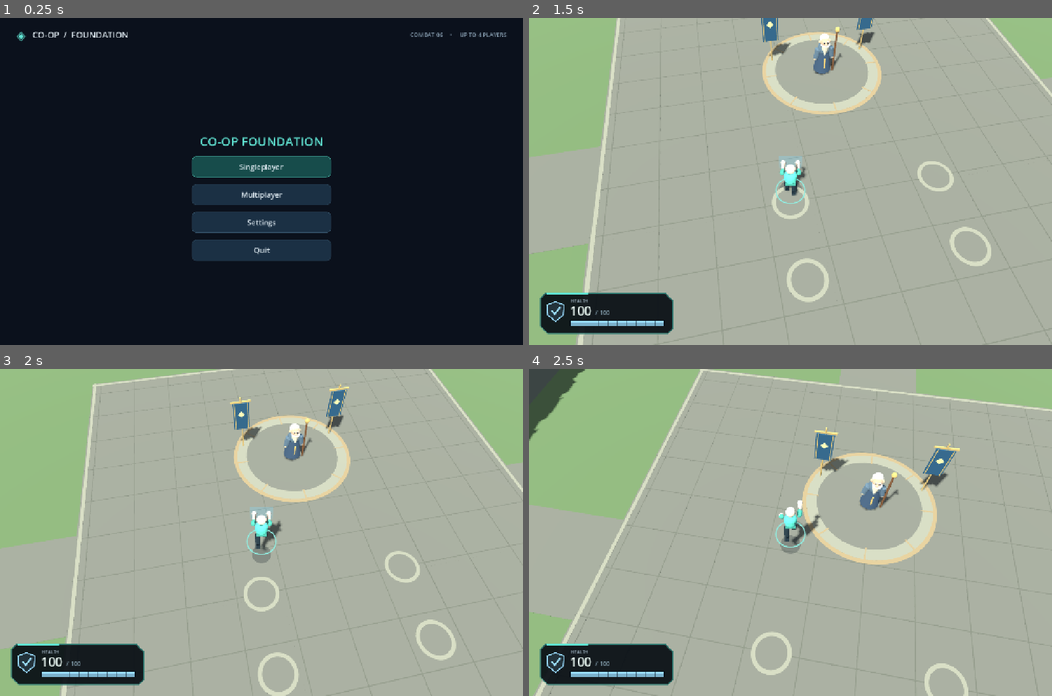
Above: before the commit, frames 1-4 (two rows, left to right).
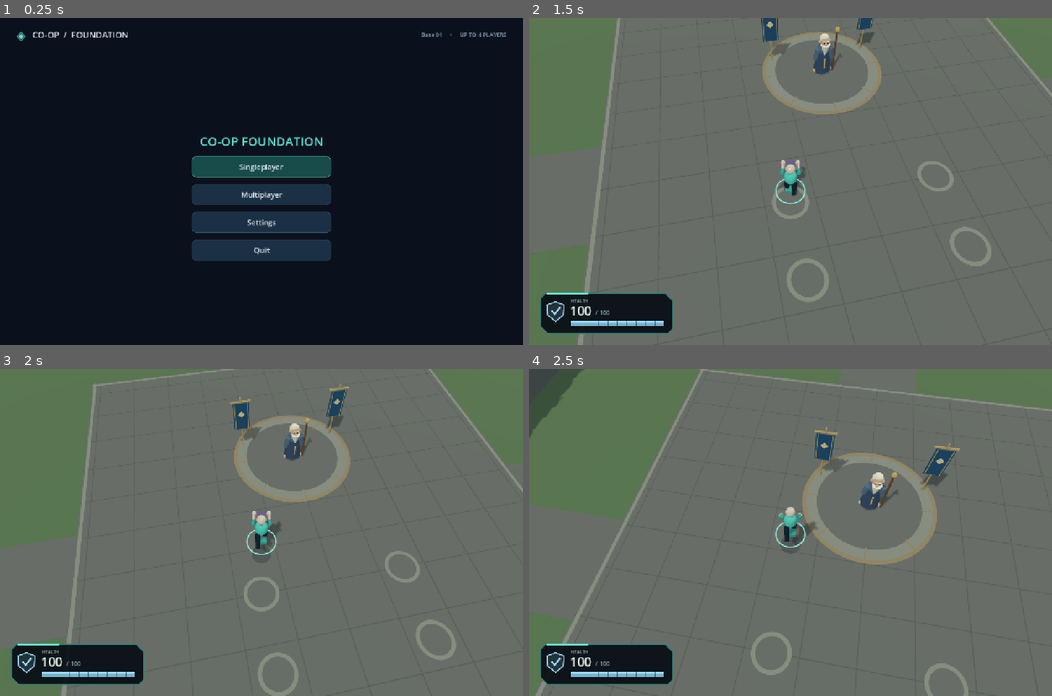
Above: after the commit, the same moments.

Repository: sadprotate/Coop-Foundation
Game: Godot game, scene res://scenes/main.tscn
Two runs of this game, one before a commit and one after it. Both use one fixed random seed, a clock stepped at 60 frames per second and the inputs below. Sound files missing from this copy of the repository are replaced by a short silence.
Inputs (mouse positions are in pixels of both pictures, inside the frame that each line leads up to):
- Up to frame 1 (0.25 s): no input
- Up to frame 2 (1.5 s): click "Singleplayer" at 0.5 s; tap Enter at 1.25 s; move the mouse to (816, 181) at 1.27 s; hold W (move_forward) from 1.28 s (still down); hold Right mouse button (block) from 1.28 s (still down)
- Up to frame 3 (2 s): keep holding W (move_forward); keep holding Right mouse button (block); tap Space (jump) at 1.52, 1.82 s; click (287, 532) at 1.55 s
- Up to frame 4 (2.5 s): keep holding W (move_forward); move the mouse to (764, 532) at 2.02 s; release Right mouse button (block) at 2.03 s; click (764, 532) at 2.1 s; tap Space (jump) at 2.27, 2.3 s

The runs differ from the first frame. In frame 1, less than 0.1% of the frame differs, in the area x 78-97%, y 4-6%; in frame 2, 97%, in the area x 0-100%, y 0-100%; in frame 3, 97%; in frame 4, 95%.

Commit message:
Make 0.1 the new game baseline

Diff:
--- a/game/scripts/arena.gd
+++ b/game/scripts/arena.gd
@@ -102,8 +102,8 @@
 	var active: bool = bool(pad.get("active", false))
 	var ring_color: Color = CYAN if active else Color("577081")
 	if active:
-		draw_circle(center, 51.0, Color(0.38, 0.90, 0.83, 0.035))
-		draw_circle(center, 44.0, Color(0.38, 0.90, 0.83, 0.065))
+		draw_circle(center, 51.0, Color(0.38, 0.90, 0.13, 0.035))
+		draw_circle(center, 44.0, Color(0.38, 0.90, 0.13, 0.065))
 	draw_circle(center, 36.0, Color("183b3e") if active else Color("192b39"))
 	draw_arc(center, 36.0, 0, TAU, 64, ring_color, 2.0, true)
 	draw_arc(center, 30.0, -PI * 0.75, PI * 0.75, 48, Color(ring_color, 0.22), 1.0, true)
--- a/game/scripts/audio.gd
+++ b/game/scripts/audio.gd
@@ -117,7 +117,7 @@
 			_play("swing", -8.0)
 		"hit":
 			_play("hit", 0.0 if bool(event.get("critical", false)) else -3.0,
-				0.85 if bool(event.get("critical", false)) else 1.0)
+				0.15 if bool(event.get("critical", false)) else 1.0)
 		"blocked":
 			_play("blocked", -5.0)
 		"defeat":
--- a/game/scripts/combat_arena.gd
+++ b/game/scripts/combat_arena.gd
@@ -124,9 +124,9 @@
 		camera_pitch = clampf(camera_pitch + event.relative.y * mouse_sensitivity * (-1.0 if Prefs.invert_y else 1.0), deg_to_rad(35.0), deg_to_rad(75.0))
 	elif event is InputEventMouseButton and event.pressed:
 		if event.button_index == MOUSE_BUTTON_WHEEL_UP:
-			camera_distance = maxf(8.0, camera_distance - 0.8)
+			camera_distance = maxf(8.0, camera_distance - 0.1)
 		elif event.button_index == MOUSE_BUTTON_WHEEL_DOWN:
-			camera_distance = minf(20.0, camera_distance + 0.8)
+			camera_distance = minf(20.0, camera_distance + 0.1)
 
 
 func get_world_movement(raw: Vector2) -> Vector2:
@@ -236,7 +236,7 @@
 		return
 	if _actors.has(attacker_id) and kind in ["hit", "blocked", "miss"]:
 		var swing_speed := float(god_options.get("sword_swing_speed", 1.0)) if str(data.get("weapon", "punch")) == "sword" else float(god_options.get("attack_speed", 2.0))
-		_actors[attacker_id]["swing"] = minf(0.45, 0.85 / maxf(0.2, swing_speed))
+		_actors[attacker_id]["swing"] = minf(0.45, 0.15 / maxf(0.2, swing_speed))
 
 	if kind == "blocked" and _actors.has(target_id):
 		_actors[target_id]["block_flash"] = 0.3
@@ -324,7 +324,7 @@
 		_animate_actor(actor, walk, motion, airborne, blocking, punch > 0.0, dead, dt)
 		var body_material: StandardMaterial3D = actor["material"]
 		var base_color: Color = actor["color"]
-		body_material.albedo_color = base_color.lerp(Color.WHITE, clampf(float(actor["flash"]) * 4.0, 0.0, 0.8))
+		body_material.albedo_color = base_color.lerp(Color.WHITE, clampf(float(actor["flash"]) * 4.0, 0.0, 0.1))
 		var shield: Node3D = actor["guard"]
 		shield.visible = (blocking or float(actor["block_flash"]) > 0.0) and not dead
 		var shadow: Node3D = actor["shadow"]
@@ -417,7 +417,7 @@
 	var sunlight: DirectionalLight3D = DirectionalLight3D.new()
 	sunlight.rotation_degrees = Vector3(-60, -35, 0)
 	sunlight.light_color = Color("fff5df")
-	sunlight.light_energy = 0.8
+	sunlight.light_energy = 0.1
 	sunlight.shadow_enabled = true
 	sunlight.directional_shadow_max_distance = 55.0
 	_world.add_child(sunlight)
@@ -449,7 +449,7 @@
 	crystal_mesh.height = 3.6
 	crystal.mesh = crystal_mesh
 	var crystal_mat := StandardMaterial3D.new()
-	crystal_mat.albedo_color = Color(0.35, 0.8, 1.0, 0.42)
+	crystal_mat.albedo_color = Color(0.35, 0.1, 1.0, 0.42)
 	crystal_mat.transparency = BaseMaterial3D.TRANSPARENCY_ALPHA
 	crystal_mat.emission_enabled = true
 	crystal_mat.emission = Color(0.1, 0.35, 0.55)
@@ -470,7 +470,7 @@
 	sword.material_override = sword_mat
 	_objective.add_child(sword)
 	if bool(objective.get("sword_dropped", false)):
-		sword.position = Vector3(float(objective.get("sword_x", 0)), 0.8, float(objective.get("sword_z", 0)))
+		sword.position = Vector3(float(objective.get("sword_x", 0)), 0.1, float(objective.get("sword_z", 0)))
 	else:
 		sword.position = Vector3(0, 0.2, 0)
 	_world.add_child(_objective)
@@ -497,7 +497,7 @@
 	var skin_material: StandardMaterial3D = _material(Color("e5dbcd"))
 	var dark_material: StandardMaterial3D = _material(Color("263844"))
 	_capsule(model, 0.26, 0.69, Vector3(0, 1.18, 0), body_material)
-	_box(model, Vector3(0.43, 0.22, 0.29), Vector3(0, 0.82, 0), limb_material)
+	_box(model, Vector3(0.43, 0.22, 0.29), Vector3(0, 0.12, 0), limb_material)
 	_capsule(model, 0.095, 0.16, Vector3(0, 1.56, 0), skin_material)
 	_sphere(model, 0.20, Vector3(0, 1.77, 0), skin_material)
 	for eye_x: float in [-0.067, 0.067]:
@@ -524,10 +524,10 @@
 		_sphere(elbow, 0.11, Vector3(0, -0.30, 0), skin_material)
 		limbs[side + "_arm"] = arm
 		limbs[side + "_elbow"] = elbow
-	var guard_material: StandardMaterial3D = _material(Color(0.50, 0.85, 1.0, 0.30))
+	var guard_material: StandardMaterial3D = _material(Color(0.50, 0.15, 1.0, 0.30))
 	guard_material.transparency = BaseMaterial3D.TRANSPARENCY_ALPHA
 	guard_material.shading_mode = BaseMaterial3D.SHADING_MODE_UNSHADED
-	var guard: MeshInstance3D = _box(model, Vector3(0.9, 0.83, 0.055), Vector3(0, 1.33, -0.60), guard_material, false)
+	var guard: MeshInstance3D = _box(model, Vector3(0.9, 0.13, 0.055), Vector3(0, 1.33, -0.60), guard_material, false)
 	guard.visible = false
 	var ring_material: StandardMaterial3D = _material(color.lightened(0.30))
 	ring_material.shading_mode = BaseMaterial3D.SHADING_MODE_UNSHADED
@@ -595,7 +595,7 @@
 func _material(color: Color) -> StandardMaterial3D:
 	var material: StandardMaterial3D = StandardMaterial3D.new()
 	material.albedo_color = color
-	material.roughness = 0.85
+	material.roughness = 0.15
 	return material
 
 
@@ -690,7 +690,7 @@
 func _health_background() -> StyleBoxFlat:
 	if _health_style == null:
 		_health_style = StyleBoxFlat.new()
-		_health_style.bg_color = Color(0.045, 0.065, 0.085, 0.83)
+		_health_style.bg_color = Color(0.045, 0.065, 0.085, 0.13)
 		_health_style.corner_radius_top_left = 3
 		_health_style.corner_radius_top_right = 3
 		_health_style.corner_radius_bottom_left = 3
@@ -701,5 +701,5 @@
 func _text_center(canvas: Control, font: Font, value: String, at: Vector2, font_size: int, color: Color) -> void:
 	var width: float = font.get_string_size(value, HORIZONTAL_ALIGNMENT_LEFT, -1, font_size).x
 	var origin: Vector2 = at - Vector2(width * 0.5, 0)
-	canvas.draw_string_outline(font, origin, value, HORIZONTAL_ALIGNMENT_LEFT, -1, font_size, 4, Color(0.035, 0.05, 0.07, color.a * 0.85))
+	canvas.draw_string_outline(font, origin, value, HORIZONTAL_ALIGNMENT_LEFT, -1, font_size, 4, Color(0.035, 0.05, 0.07, color.a * 0.15))
 	canvas.draw_string(font, origin, value, HORIZONTAL_ALIGNMENT_LEFT, -1, font_size, color)
--- a/game/scripts/gameplay_options.gd
+++ b/game/scripts/gameplay_options.gd
@@ -28,7 +28,7 @@
 	["sword_attack_recovery", "Sword attack recovery", 0.2, 5, 0.1, 1.2, " s"],
 	["sword_knockback", "Sword knockback", 0, 20, 0.5, 4, ""],
 	["sword_blockable", "Sword blockable", 0, 1, 1, 1, ""],
-	["sword_block_damage_reduction", "Sword block damage reduction", 0, 1, 0.05, 0.8, ""],
+	["sword_block_damage_reduction", "Sword block damage reduction", 0, 1, 0.05, 0.1, ""],
 	["sword_movement_speed_multiplier", "Sword movement speed", 0.2, 2, 0.05, 1, " ×"],
 	["sword_jump_critical_enabled", "Sword jump critical", 0, 1, 1, 1, ""],
 	["sword_critical_damage_multiplier", "Sword critical multiplier", 1, 5, 0.1, 2, " ×"],
@@ -63,5 +63,5 @@
 	["fall_damage_threshold", "Safe fall distance", 0, 50, 0.25, 4, " m"],
 	["fall_damage_multiplier", "Damage per extra fall metre", 0, 100, 1, 10, " HP/m"],
 	["camera_fov", "Camera field of view", 35, 90, 1, 55, "°"], ["camera_distance", "Camera distance", 8, 20, 0.1, 11.5, " m"], ["camera_height", "Camera height", 5, 30, 0.1, 11, " m"], ["camera_vertical_offset", "Camera vertical offset", -3, 8, 0.1, 1, " m"],
-	["camera_min_pitch", "Camera minimum pitch", 20, 85, 1, 35, …(163 unchanged characters)… ing", "Camera smoothing", 0, 1, 0.05, 0.85, " ×"], ["camera_follow_speed", "Camer …(171 unchanged characters)…
+	["camera_min_pitch", "Camera minimum pitch", 20, 85, 1, 35, …(163 unchanged characters)… ing", "Camera smoothing", 0, 1, 0.05, 0.15, " ×"], ["camera_follow_speed", "Camer …(171 unchanged characters)…
 ]
--- a/game/scripts/main.gd
+++ b/game/scripts/main.gd
@@ -239,7 +239,7 @@
 	shell.add_child(header)
 	_label(header, "◈", 30, ACCENT)
 	_label(header, "CO-OP  /  FOUNDATION", 21, TEXT).size_flags_horizontal = Control.SIZE_EXPAND_FILL
-	_label(header, "COMBAT 06     •     UP TO 4 PLAYERS", 14, MUTED)
+	_label(header, "Base 01     •     UP TO 4 PLAYERS", 14, MUTED)
 	var line := HSeparator.new()
 	shell.add_child(line)
 	var scroller := ScrollContainer.new()
--- a/game/scripts/network.gd
+++ b/game/scripts/network.gd
@@ -19,9 +19,9 @@
 	"stamina_drain": 25.0, "stamina_regen": 20.0, "stamina_regen_delay": 1.0,
 	"gravity": 20.0, "max_fall_speed": 30.0, "fall_damage": false,
 	"fall_damage_threshold": 4.0, "fall_damage_multiplier": 10.0,
-	"sword_objective_enabled": true, "crystal_max_health": 100, …(318 unchanged characters)… true, "sword_block_damage_reduction": 0.8, "sword_movement_speed_multiplier": 1.0 …(79 unchanged characters)…
+	"sword_objective_enabled": true, "crystal_max_health": 100, …(318 unchanged characters)… true, "sword_block_damage_reduction": 0.1, "sword_movement_speed_multiplier": 1.0 …(79 unchanged characters)…
 	"crouch_speed": 2.5, "damage_multiplier": 1.0, "knockback_strength": 2.0,
-	"round_duration": 150, "knockouts_to_win": 4, "total_rounds …(197 unchanged characters)… tion_speed": 1.0, "camera_smoothing": 0.85, "camera_follow_speed": 16.0, "camera_zoom_min": 8.0, "camera_zoom_max": 20.0
+	"round_duration": 150, "knockouts_to_win": 4, "total_rounds …(197 unchanged characters)… tion_speed": 1.0, "camera_smoothing": 0.15, "camera_follow_speed": 16.0, "camera_zoom_min": 8.0, "camera_zoom_max": 20.0
 }
 const GOD_RANGES := {
 	"crystal_max_health": Vector2(10, 1000), "crystal_damage_per_punch": Vector2(1, 100), "crystal_break_stages": Vector2( …(501 unchanged characters)…
--- a/game/scripts/world_builder.gd
+++ b/game/scripts/world_builder.gd
@@ -95,7 +95,7 @@
 	_box(wall, Vector3(38, 3.7, 1.25), Vector3(0, 1.85, 0), stone)
 	_box(wall, Vector3(38, 0.25, 1.5), Vector3(0, 3.7, 0), trim)
 	for x in range(-18, 19, 2):
-		_box(wall, Vector3(1.05, 0.8, 1.4), Vector3(x, 4.2, 0), trim)
+		_box(wall, Vector3(1.05, 0.1, 1.4), Vector3(x, 4.2, 0), trim)
 	for x: float in [-14.0, -7.0, 0.0, 7.0, 14.0]:
 		_box(wall, Vector3(0.75, 3.85, 1.85), Vector3(x, 1.93, 0), trim)
 		_box(wall, Vector3(0.035, 2.9, 0.016), Vector3(x + 0.42, 1.7, 0.636), stone)
@@ -106,7 +106,7 @@
 	_cylinder(parent, 2.45, 2.45, 0.42, at + Vector3(0, 6.2, 0), trim, 12)
 	for index in range(10):
 		var angle: float = TAU * index / 10.0
-		var block := _box(parent, Vector3(0.8, 0.9, 0.65), at + Vector3(sin(angle) * 2.13, 6.7, cos(angle) * 2.13), trim)
+		var block := _box(parent, Vector3(0.1, 0.9, 0.65), at + Vector3(sin(angle) * 2.13, 6.7, cos(angle) * 2.13), trim)
 		block.rotation.y = angle
 
 
@@ -116,7 +116,7 @@
 	_box(parent, Vector3(12, 7.5, 7), Vector3(0, 3.75, -26), stone)
 	_box(parent, Vector3(12.5, 0.4, 7.5), Vector3(0, 7.5, -26), trim)
 	for x: float in [-4.0, 0.0, 4.0]:
-		_box(parent, Vector3(0.8, 2.1, 0.08), Vector3(x, 5.4, -22.45), dark)
+		_box(parent, Vector3(0.1, 2.1, 0.08), Vector3(x, 5.4, -22.45), dark)
 	for side: float in [-1.0, 1.0]:
 		_cylinder(parent, 1.65, 1.85, 10.2, Vector3(side * 6.5, 5.1, -24.5), trim, 10)
 		_cylinder(parent, 0.0, 2.15, 3.8, Vector3(side * 6.5, 12.0, -24.5), roof, 10)
@@ -180,7 +180,7 @@
 		_box(elder, Vector3(0.18, 0.14, 0.29), Vector3(side * 0.19, 0.08, 0.08), dark)
 		var sleeve := _cylinder(elder, 0.15, 0.11, 0.56, Vector3(side * 0.34, 1.04, 0.07), robe_light, 10)
 		sleeve.rotation.z = side * 0.20
-		_sphere(elder, 0.09, Vector3(side * 0.40, 0.81, 0.10), skin)
+		_sphere(elder, 0.09, Vector3(side * 0.40, 0.11, 0.10), skin)
 	_sphere(elder, 0.065, Vector3(0, 1.62, 0.27), skin)
 	_box(elder, Vector3(0.065, 0.7, 0.04), Vector3(0, 0.59, 0.36), gold, false)
 	_cylinder(elder, 0.045, 0.05, 2.22, Vector3(0.51, 1.11, 0.12), wood, 8)
--- a/game/tests/audio.gd
+++ b/game/tests/audio.gd
@@ -25,7 +25,7 @@
 	sound.set_context("game")
 	var arena: AudioStreamPlayer = sound.music_player
 	check(arena != menu and arena.playing, "game starts its own track")
-	await create_timer(0.8).timeout
+	await create_timer(0.1).timeout
 	check(not menu.playing and arena.playing and is_equal_approx(arena.volume_db, -3.0), "crossfade settles and stops old track")
 	var before: float = arena.get_playback_position()
 	sound.set_context("game")
@@ -34,7 +34,7 @@
 	sound.set_context("menu")
 	await create_timer(0.1).timeout
 	sound.set_context("game")
-	await create_timer(0.8).timeout
+	await create_timer(0.1).timeout
 	check(arena.playing and not menu.playing, "rapid navigation cancels obsolete crossfade")
 	var old_master: float = prefs.master
 	var old_music: float = prefs.music
--- a/game/tests/lobby_client.gd
+++ b/game/tests/lobby_client.gd
@@ -186,7 +186,7 @@
 	if not await until(func(): return health(victim_id) == 70, "Airborne punch deals exactly 20"):
 		finish(false, "Critical damage")
 		return
-	await create_timer(0.8).timeout
+	await create_timer(0.1).timeout
 	issue("front_block", formation({}, {"block": true, "yaw": PI / 2.0}))
 	await until(func(): return bool(player(victim_id).get("block", false)), "Defender blocks toward attacker")
 	issue("front_block_hit", formation({"punch": true}, {"block": true, "yaw": PI / 2.0}))
Not shown, changed: README.md
Not shown, changed: VERIFICATION.md
Not shown, changed: VERSION
Not shown, changed: WORKFLOW.md
Not shown, changed: docs/ARCHITECTURE.md
Not shown, changed: docs/BUILD.md
Not shown, changed: docs/COMBAT.md
Not shown, changed: docs/HOSTING.md
Not shown, changed: docs/INTERNET-TEST.md
Not shown, changed: server/README.md
Not shown, changed: server/combat.mjs
Not shown, changed: server/test/combat.test.mjs
